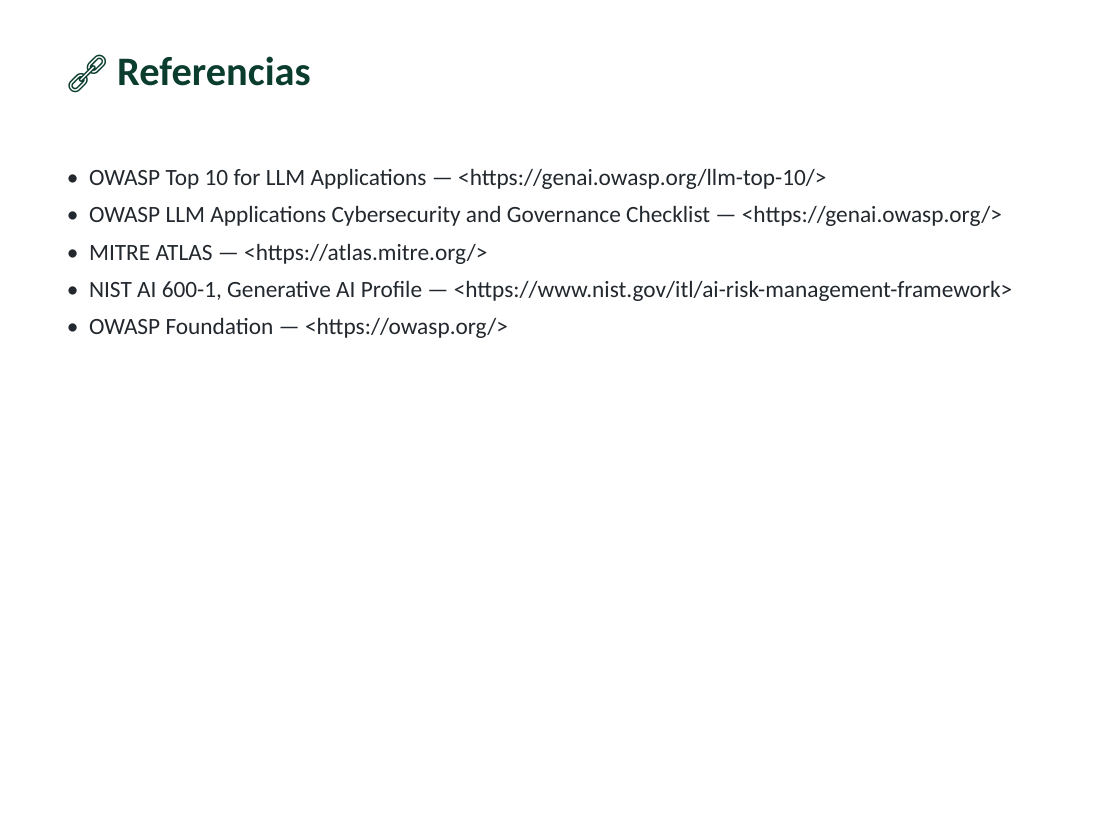
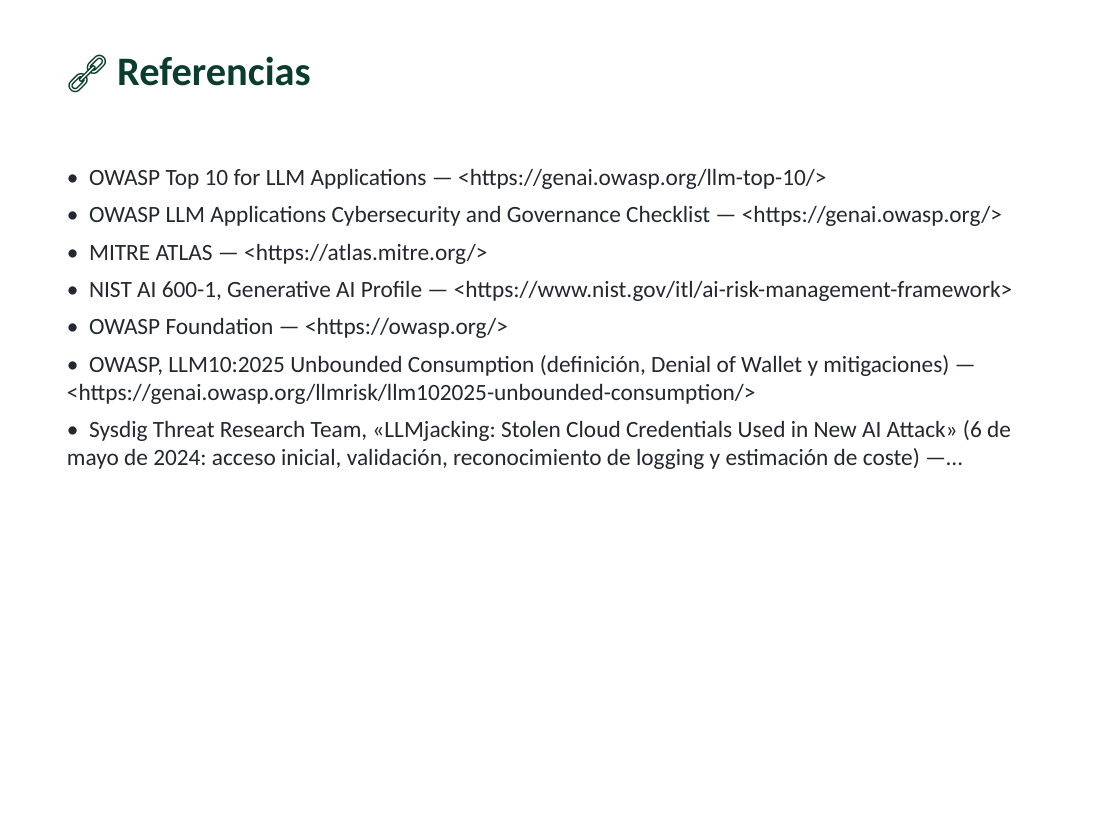
Before and after one commit to vladimiracunadev-create/modern-cybersecurity-program, a slide deck: slide 15 of classes/parte-15-seguridad-de-ia-y-machine-learning/295-owasp-top-10-para-aplicaciones-con-llm/clase-295-presentacion.pptx. Drawn at 1120x840 pixels with LibreOffice and Linux fonts; fonts in the diff are those of the drawing. Boxes give left, top, right and bottom in pixels: in the first picture for what was removed or moved away, otherwise in the second. Text is boxed around its words. In the diff, an @@ line names an element or a change of style, - is before the commit and + after.

```diff
--- a/classes/parte-15-seguridad-de-ia-y-machine-learning/295-owasp-top-10-para-aplicaciones-con-llm/clase-295-presentacion.pptx
+++ b/classes/parte-15-seguridad-de-ia-y-machine-learning/295-owasp-top-10-para-aplicaciones-con-llm/clase-295-presentacion.pptx
@@ text at <box>67,355,1011,469</box>: paragraphs added @@
+• OWASP, LLM10:2025 Unbounded Consumption (definición, Denial of Wallet y mitigaciones) — <https://genai.owasp.org/llmrisk/llm102025-unbounded-consumption/>
+• Sysdig Threat Research Team, «LLMjacking: Stolen Cloud Credentials Used in New AI Attack» (6 de mayo de 2024: acceso inicial, validación, reconocimiento de logging y estimación de coste) —…
```
Also in this commit, not shown: 8 other slides changed, 2 slides added, 1 slide removed, 49 other files.
